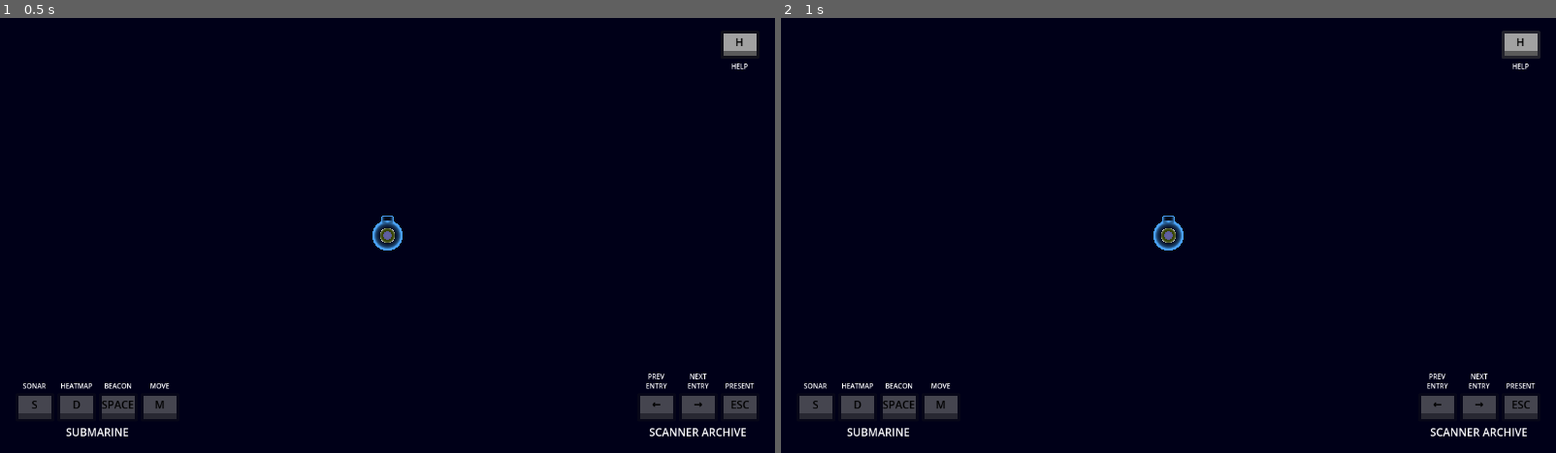
Above: before the commit, frames 1-2 (left to right).
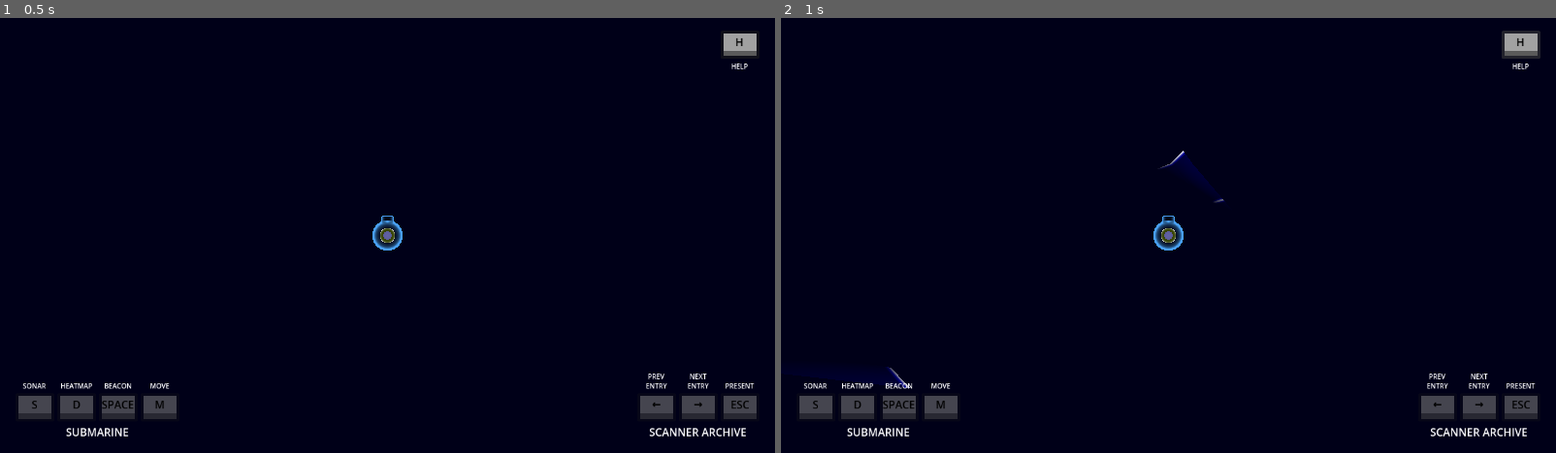
Above: after the commit, the same moments.

Repository: squirrelsoftcompany/LD57
Game: Godot game, scene res://Scenes/test_scene.tscn
Same seed, same stepped clock (60 frames per second), same inputs: the game is played once before the commit and once after it.
Inputs:
- Up to frame 1 (0.5 s): no input
- Up to frame 2 (1 s): click "H" at 0.5 s

Frame 1 is identical in both runs. In frame 2, 0.2% of the frame differs, in the area x 10-58%, y 30-86%.

Commit message:
energy and foes generation
plus map prettyfication and
random uid changes

Diff:
--- a/Scenes/Foes/fishs.tscn
+++ b/Scenes/Foes/fishs.tscn
@@ -1,7 +1,7 @@
 [gd_scene load_steps=9 format=3 uid="uid://b7os2ay0p0dab"]
 
 [ext_resource type="Script" uid="uid://bj75nnhvkk4xg" path="res://Scripts/Foes/fishs.gd" id="1_8oyus"]
-[ext_resource type="Material" uid="uid://djnjvaelugxea" path="res://Material/fishs.tres" id="2_3unq2"]
+[ext_resource type="Material" uid="uid://dmg37doa3e5j6" path="res://Material/sonar_return.tres" id="2_3unq2"]
 [ext_resource type="Script" uid="uid://dfkgrkkemn2lq" path="res://Scripts/Foes/foes_visu.gd" id="2_8oyus"]
 
 [sub_resource type="Curve3D" id="Curve3D_3unq2"]
@@ -34,19 +34,20 @@
 [node name="PathFollow3D" type="PathFollow3D" parent="Path3D"]
 transform = Transform3D(0.000478698, 0.0024625, 0.999991, -1.16415e-10, 0.999991, -0.0024625, -0.999995, 1.17868e-06, 0.000478697, 1.5591, -0.00674731, -0.00254944)
 
-[node name="Area3D" type="Area3D" parent="." groups=["Fishs"]]
+[node name="Area3D" type="Area3D" parent="Path3D/PathFollow3D" groups=["Fishs"]]
+transform = Transform3D(0.000478703, -1.16417e-10, -1, 0.00246253, 1, 1.1787e-06, 1, -0.00246253, 0.000478702, 0, 0, 0)
 collision_layer = 4
 
-[node name="CollisionShape3D" type="CollisionShape3D" parent="Area3D"]
+[node name="CollisionShape3D" type="CollisionShape3D" parent="Path3D/PathFollow3D/Area3D"]
 shape = SubResource("SphereShape3D_3unq2")
 
-[node name="MultiMeshInstance3D" type="MultiMeshInstance3D" parent="Area3D"]
+[node name="MultiMeshInstance3D" type="MultiMeshInstance3D" parent="Path3D/PathFollow3D/Area3D"]
 transform = Transform3D(0.1, 0, 0, 0, 0.1, 0, 0, 0, 0.1, 0, 0, 0)
 cast_shadow = 0
 multimesh = SubResource("MultiMesh_mwvl2")
 script = ExtResource("2_8oyus")
 
-[node name="DebugMesh" type="MeshInstance3D" parent="Area3D"]
+[node name="DebugMesh" type="MeshInstance3D" parent="Path3D/PathFollow3D/Area3D"]
 transform = Transform3D(5, 0, 0, 0, 5, 0, 0, 0, 5, 0, 0, 0)
 visible = false
 mesh = SubResource("SphereMesh_8oyus")
--- a/Scenes/map.tscn
+++ b/Scenes/map.tscn
@@ -1,7 +1,10 @@
-[gd_scene load_steps=5 format=3 uid="uid://ch33d4mqh5ac2"]
+[gd_scene load_steps=8 format=3 uid="uid://ch33d4mqh5ac2"]
 
 [ext_resource type="Material" uid="uid://dmg37doa3e5j6" path="res://Material/sonar_return.tres" id="1_26yhd"]
 [ext_resource type="Script" uid="uid://dwkcupfp3mv4l" path="res://Scripts/map.gd" id="2_p3ir5"]
+[ext_resource type="PackedScene" uid="uid://cr6h145xeg0sk" path="res://Scenes/Foes/mine.tscn" id="3_q0mm3"]
+[ext_resource type="PackedScene" uid="uid://cao25obr6us7l" path="res://Scenes/Energy/energyZone.tscn" id="4_np2xp"]
+[ext_resource type="PackedScene" uid="uid://b7os2ay0p0dab" path="res://Scenes/Foes/fishs.tscn" id="5_w7jjh"]
 
 [sub_resource type="StandardMaterial3D" id="StandardMaterial3D_26yhd"]
 shading_mode = 0
@@ -13,16 +16,39 @@
 material_override = ExtResource("1_26yhd")
 use_collision = true
 script = ExtResource("2_p3ir5")
+world_size = 400.0
 cavern_nb = 6
 cavern_points_nb = 30
 cavern_width = 30.0
 cavity_nb = 10
 cavity_max_size = 80.0
-world_size = 400.0
+mines_nb = 10
+mine_template = ExtResource("3_q0mm3")
+energy_template = ExtResource("4_np2xp")
+fish_template = ExtResource("5_w7jjh")
 
 [node name="Paths" type="Node3D" parent="."]
+
+[node name="EnergyNodes" type="Node3D" parent="."]
+
+[node name="Fishes" type="Node3D" parent="."]
+
+[node name="Mines" type="Node3D" parent="."]
 
 [node name="debug" type="MeshInstance3D" parent="."]
 visible = false
 material_override = SubResource("StandardMaterial3D_26yhd")
 mesh = SubResource("SphereMesh_p3ir5")
+
+[node name="CSGPolygon3D" type="CSGPolygon3D" parent="."]
+mode = 2
+path_node = NodePath("")
+path_interval_type = 0
+path_interval = 1.0
+path_simplify_angle = 0.0
+path_rotation = 2
+path_rotation_accurate = false
+path_local = false
+path_continuous_u = true
+path_u_distance = 1.0
+path_joined = false
--- a/Scripts/Energy/energyZone.gd
+++ b/Scripts/Energy/energyZone.gd
@@ -8,9 +8,9 @@
 @onready  var mesh = $MultiMeshInstance3D
 @onready  var energy_sound = $EnergySound
 
-func _ready():
-	GlobalEventHolder.connect("player_start_scanning", _magnet_map)
-	GlobalEventHolder.connect("player_finish_scanning", _magnet_map)
+#func _ready():
+	#GlobalEventHolder.connect("player_start_scanning", _magnet_map)
+	#GlobalEventHolder.connect("player_finish_scanning", _magnet_map)
 
 func used() -> int :
 	if(not charged):
--- a/Scripts/Foes/fishs.gd
+++ b/Scripts/Foes/fishs.gd
@@ -6,15 +6,17 @@
 
 # PathFollow3D node to follow the path
 @onready var path_follow = $Path3D/PathFollow3D
-@onready var body = $Area3D
-@onready var multimesh = $Area3D/MultiMeshInstance3D
+@onready var body = $Path3D/PathFollow3D/Area3D
+@onready var multimesh = $Path3D/PathFollow3D/Area3D/MultiMeshInstance3D
 
 func _ready():
 	# Initialize the PathFollow3D position to the start of the path
 	path_follow.set_h_offset(0.0)
 	# Todo : generate procedural path here ?
+	# done in map gen
 
 func _process(delta):
+	#TODO : move by submarine step
 	var next_step_ratio = path_follow.get_progress_ratio() + speed * delta
 
 	# Move the PathFollow3D along the path
--- a/Scripts/Foes/mine.gd
+++ b/Scripts/Foes/mine.gd
@@ -8,8 +8,8 @@
 
 func _ready():
 	multimesh.multimesh.mesh.material.set_shader_parameter("DistortionVector", Vector3(1.0,2.0,1.0))
-	GlobalEventHolder.connect("player_start_scanning", _magnet_map)
-	GlobalEventHolder.connect("player_finish_scanning", _magnet_map)
+	#GlobalEventHolder.connect("player_start_scanning", _magnet_map)
+	#GlobalEventHolder.connect("player_finish_scanning", _magnet_map)
 
 func _process(delta):
 	#multimesh.material.set_shader_parameter("DistortionVector", Vector3(2.0,1.0,3.0))
--- a/Scripts/map.gd
+++ b/Scripts/map.gd
@@ -1,15 +1,26 @@
 extends CSGCombiner3D
 
+@export var world_size : float = 100
+
+@export_category("Cavern")
 @export var cavern_nb : int = 1 ## minimum 4
 @export var cavern_points_nb : int = 2 ## minimum 2
 @export var cavern_width : float = 0
+@export_category("Cavities")
 @export var cavity_nb : int = 0
 @export var cavity_max_size : float ## minimum cavern_size
-@export var world_size : float = 100
+@export_category("spawnables")
+@export var mines_nb : int
+@export var mine_template : PackedScene
+@export var energy_template : PackedScene
+@export var fish_template : PackedScene ## fishes not fishs ...
 
 var caverns : Array[Path3D]
 var cavities : Array[CSGSphere3D]
 var shadow : CSGCombiner3D
+var energy_Nodes : Array[Node3D]
+var mines : Array[Node3D]
+var fishes : Array[Node3D]
 
 func _ready():
 	cavity_max_size = cavity_max_size if cavity_max_size < cavern_width else cavern_width
@@ -19,6 +30,7 @@
 	shadow.cast_shadow = GeometryInstance3D.SHADOW_CASTING_SETTING_SHADOWS_ONLY
 	add_sibling.call_deferred(shadow)
 	generate_world()
+	place_mines()
 
 func generate_world():
 	var cavern_nodes : Array[Vector3] = generate_nodes()
@@ -82,10 +94,20 @@
 		var cavern : CSGPolygon3D = CSGPolygon3D.new()
 		caverns.append(cavern_path)
 		add_child(cavern)
-		cavern.polygon = generate_cross_section(cavern_width*randf_range(0.8,1.2))
+		var width : float = cavern_width*randf_range(0.8,1.2)
+		cavern.polygon = generate_cross_section(width)
 		cavern.mode = CSGPolygon3D.MODE_PATH
 		cavern.path_node = cavern_path.get_path()
 		cavern.operation = CSGShape3D.OPERATION_SUBTRACTION
+		var end_cap : CSGSphere3D = CSGSphere3D.new()
+		end_cap.operation= CSGShape3D.OPERATION_SUBTRACTION
+		end_cap.position = cavern_plan[0]
+		end_cap.radius = width/2
+		add_child(end_cap.duplicate())
+		shadow.add_child(end_cap.duplicate())
+		end_cap.position = cavern_plan.back()
+		add_child(end_cap.duplicate())
+		shadow.add_child(end_cap)
 		shadow.add_child(cavern.duplicate())
 	generate_cavities()
 
@@ -104,9 +126,16 @@
 		max_range -= point/cavern_nb
 		point = point * randf_range(world_size/8,world_size/4)
 		cavern_nodes.append(point)
+
 		#to show nodes positions
 		#$debug.position = point
 		#add_child($debug.duplicate())
+
+		if energy_template != null:
+			var nrj : Node3D = energy_template.instantiate()
+			nrj.position = point + Vector3(randf_range(-cavern_width/4,cavern_width/4),randf_range(-cavern_width/4,cavern_width/4),randf_range(-cavern_width/4,cavern_width/4))
+			$EnergyNodes.add_child(nrj)
+			energy_Nodes.append(nrj)
 	return cavern_nodes
 
 func generate_cross_section(width : float) -> PackedVector2Array:
@@ -126,10 +155,33 @@
 		@warning_ignore("narrowing_conversion")
 		cavity.rings = sqrt(cavity.radius * PI)*2
 		cavity.operation = CSGShape3D.OPERATION_SUBTRACTION
-		var pos : int = randi_range(1,cavern_points_nb-2)
-		cavity.position = caverns.pick_random().curve.get_point_position(pos)
-		cavity.position += Vector3(randf_range(-cavity.radius,cavity.radius),randf_range(-cavity.radius,cavity.radius),randf_range(-cavity.radius,cavity.radius))
+		var origin_cavern : Curve3D = caverns.pick_random().curve
+		var pos : int = randi_range(1,origin_cavern.point_count-2)
+		cavity.position = origin_cavern.get_point_position(pos)
+		var offset : Vector3 = Vector3(randf_range(-cavity.radius,cavity.radius),randf_range(-cavity.radius,cavity.radius),randf_range(-cavity.radius,cavity.radius))
+		cavity.position += offset
 		cavity.scale = Vector3(randf_range(0.9,1.1),randf_range(0.6,1),randf_range(0.9,1.1))
+
+		var local_school : Node3D = fish_template.instantiate()
+		var fish_offset : Vector3 = Vector3(randf_range(-1,1),randf_range(-1,1),randf_range(-1,1)).normalized()*(cavity.radius/2)
+		var traj : Curve3D = Curve3D.new()
+		traj.add_point(cavity.position+fish_offset,Vector3.ZERO,-fish_offset/10)
+		traj.add_point(origin_cavern.get_point_position(pos),offset/10,(origin_cavern.get_point_position(pos)-origin_cavern.get_point_position(pos+1))/10)
+		traj.add_point(origin_cavern.get_point_position(pos+1),(origin_cavern.get_point_position(pos+1)-origin_cavern.get_point_position(pos))/10)
+		local_school.get_child(0).curve = traj
+		$Fishes.add_child(local_school)
+
 		add_child(cavity)
 		shadow.add_child(cavity.duplicate())
 		cavities.append(cavity)
+
+func place_mines():
+	for i in mines_nb:
+		var cavern : Curve3D = caverns.pick_random().curve
+		var rand_index : int = randi_range(1,cavern.point_count-1)
+		var pos : Vector3 = cavern.get_point_position(rand_index)
+		var offset : Vector3 = Vector3(randf_range(-1,1),randf_range(-1,1),randf_range(-1,1)).normalized()*cavern_width/3
+		var mine : Node3D = mine_template.instantiate()
+		mine.position = pos+offset
+		mines.append(mine)
+		$Mines.add_child(mine)
Not shown: 1 places in Scenes/Energy/energyZone.tscn that only renumber resources
Not shown: 1 places in Scenes/sonar_test.tscn that only renumber resources
